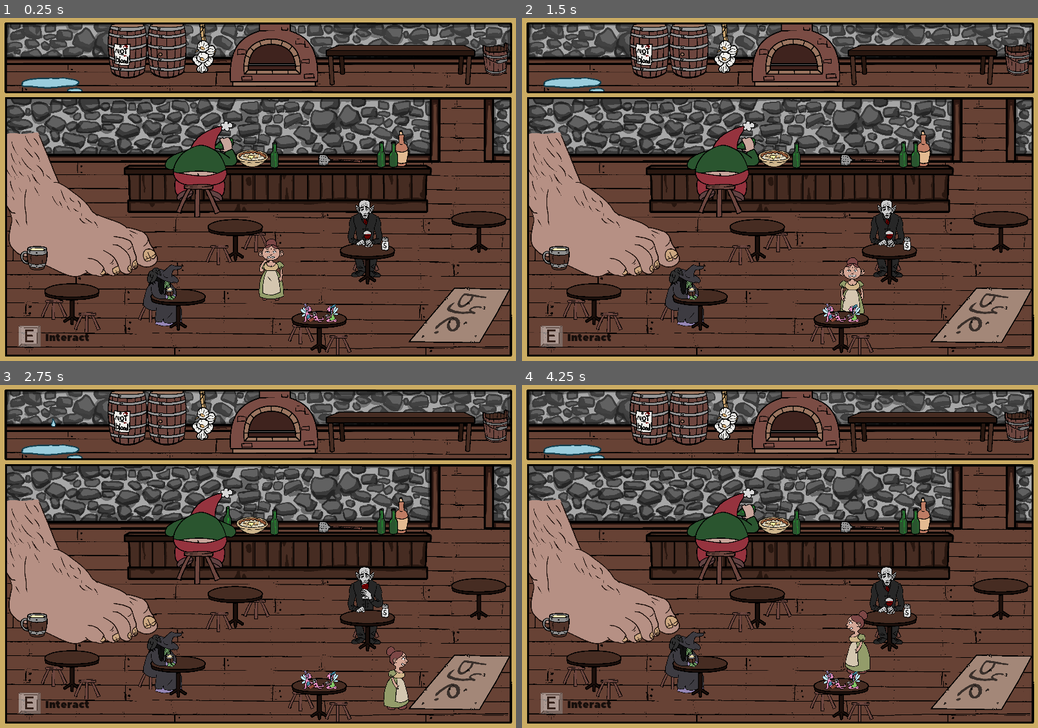
Above: before the commit, frames 1-4 (two rows, left to right).
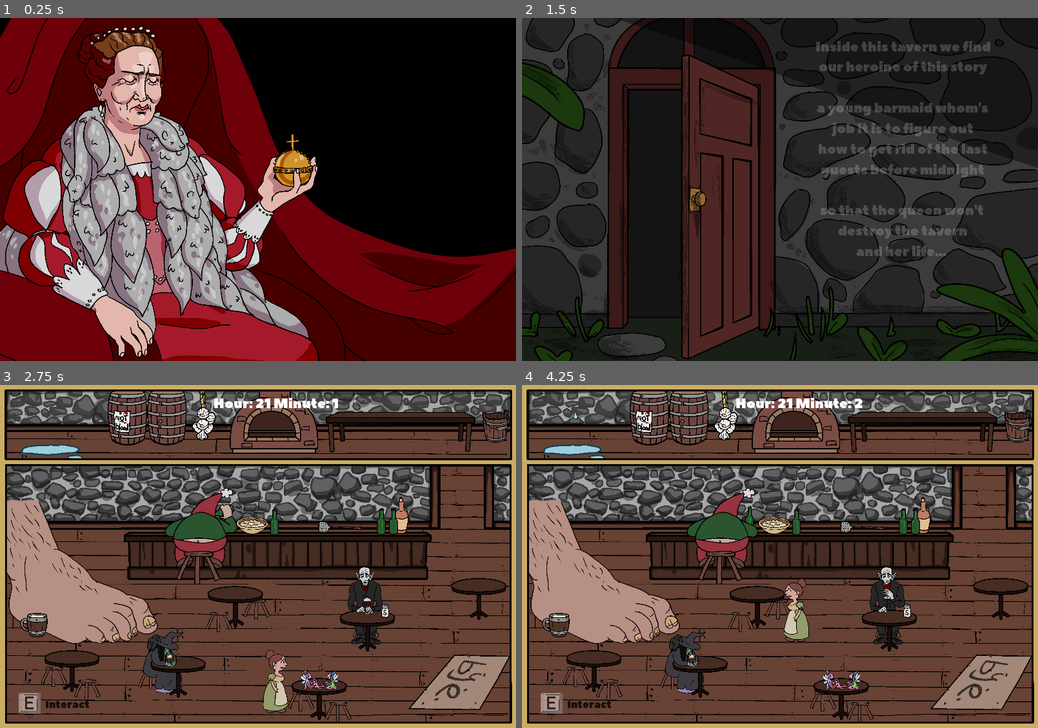
Above: after the commit, the same moments.

Repository: AtomicPotatoEmil/Create_Jam-Fall-2020
Game: Godot game, scene res://StartSequence/StartSequenceAct1.tscn
Same seed, same stepped clock (60 frames per second), same inputs: the game is played once before the commit and once after it. Before the commit the project starts from res://bar/Bar.tscn.
Inputs (mouse positions are in pixels of both pictures, inside the frame that each line leads up to):
- Up to frame 1 (0.25 s): no input
- Up to frame 2 (1.5 s): move the mouse to (893, 172) at 0.52 s; hold D (right) 0.53-1.28 s; tap E (interact) at 0.6 s; move the mouse to (676, 206) at 1.27 s; hold S (down) from 1.28 s (still down); click (676, 206) at 1.35 s
- Up to frame 3 (2.75 s): tap E (interact) at 1.55, 2.1 s; move the mouse to (309, 481) at 2.02 s; release S (down) at 2.03 s; hold D (right) from 2.03 s (still down)
- Up to frame 4 (4.25 s): move the mouse to (754, 625) at 2.77 s; release D (right) at 2.78 s; hold W (up) 2.78-3.53 s; tap Q (splash) at 2.85 s; tap E (interact) at 3.05, 3.8 s; move the mouse to (934, 607) at 3.52 s; hold A (left) from 3.53 s (still down); right-click (934, 607) at 3.6 s

The runs differ from the first frame. In frame 1, 95% of the frame differs, in the area x 0-100%, y 0-100%; in frame 2, 87%; in frame 3, 1.9%; in frame 4, 1.9%.

Commit message:
Game finished

Diff:
--- /dev/null
+++ b/src/GameOver/GameOver.gd
@@ -0,0 +1,6 @@
+extends Node2D
+
+
+func _process(delta):
+	if Input.is_action_just_pressed("interact"):
+		get_tree().change_scene("res://bar/Bar.tscn")
--- /dev/null
+++ b/src/GameOver/GameOver.tscn
@@ -0,0 +1,36 @@
+[gd_scene load_steps=5 format=2]
+
+[ext_resource path="res://GameOver/You_Lose.png" type="Texture" id=1]
+[ext_resource path="res://bar/assets/Peace Sans.otf" type="DynamicFontData" id=2]
+[ext_resource path="res://GameOver/GameOver.gd" type="Script" id=3]
+
+[sub_resource type="DynamicFont" id=1]
+size = 36
+font_data = ExtResource( 2 )
+
+[node name="GameOver" type="Node2D"]
+script = ExtResource( 3 )
+
+[node name="Sprite" type="Sprite" parent="."]
+scale = Vector2( 0.5, 0.5 )
+texture = ExtResource( 1 )
+centered = false
+
+[node name="Label" type="Label" parent="."]
+margin_left = 229.32
+margin_top = 317.743
+margin_right = 891.32
+margin_bottom = 584.743
+custom_fonts/font = SubResource( 1 )
+custom_colors/font_color = Color( 1, 0, 0, 1 )
+text = "But alas our heroine wasn't fast
+enough to remove
+the remaining guests,
+and had to pay the ultimate
+price...
+
+Press E to restart"
+align = 1
+__meta__ = {
+"_edit_use_anchors_": false
+}
--- /dev/null
+++ b/src/StartSequence/StartSequenceAct1.gd
@@ -0,0 +1,14 @@
+extends Node2D
+
+func _ready():
+	$press_text.hide()
+	$main_anim.play("fade_in")
+
+func _process(delta):
+	if Input.is_action_just_pressed("interact"):
+		get_tree().change_scene("res://StartSequence/StartSequenceAct2.tscn")
+		pass
+func _on_main_anim_animation_finished(anim_name):
+	$press_text.show()
+	$press_anim.play("fade_in_out")
+	pass # Replace with function body.
--- /dev/null
+++ b/src/StartSequence/StartSequenceAct1.tscn
@@ -0,0 +1,87 @@
+[gd_scene load_steps=7 format=2]
+
+[ext_resource path="res://bar/assets/Peace Sans.otf" type="DynamicFontData" id=1]
+[ext_resource path="res://StartSequence/dronning_mette_2.png" type="Texture" id=2]
+[ext_resource path="res://StartSequence/StartSequenceAct1.gd" type="Script" id=3]
+
+[sub_resource type="DynamicFont" id=1]
+size = 29
+font_data = ExtResource( 1 )
+
+[sub_resource type="Animation" id=2]
+resource_name = "fade_in"
+length = 2.0
+tracks/0/type = "value"
+tracks/0/path = NodePath("main_label:modulate")
+tracks/0/interp = 1
+tracks/0/loop_wrap = true
+tracks/0/imported = false
+tracks/0/enabled = true
+tracks/0/keys = {
+"times": PoolRealArray( 0, 0.6, 1.9 ),
+"transitions": PoolRealArray( 1, 1, 1 ),
+"update": 0,
+"values": [ Color( 1, 1, 1, 0 ), Color( 1, 1, 1, 0 ), Color( 1, 1, 1, 1 ) ]
+}
+
+[sub_resource type="Animation" id=3]
+resource_name = "fade_in_out"
+loop = true
+tracks/0/type = "value"
+tracks/0/path = NodePath("press_text:modulate")
+tracks/0/interp = 1
+tracks/0/loop_wrap = true
+tracks/0/imported = false
+tracks/0/enabled = true
+tracks/0/keys = {
+"times": PoolRealArray( 0, 0.5, 1 ),
+"transitions": PoolRealArray( 1, 1, 1 ),
+"update": 0,
+"values": [ Color( 1, 1, 1, 1 ), Color( 1, 1, 1, 0.235294 ), Color( 1, 1, 1, 1 ) ]
+}
+
+[node name="StartSequenceAct1" type="Node2D"]
+script = ExtResource( 3 )
+
+[node name="Sprite" type="Sprite" parent="."]
+scale = Vector2( 0.5, 0.5 )
+texture = ExtResource( 2 )
+centered = false
+
+[node name="main_label" type="Label" parent="."]
+modulate = Color( 1, 1, 1, 0.307692 )
+margin_left = 575.804
+margin_top = 31.6542
+margin_right = 1072.8
+margin_bottom = 298.654
+custom_fonts/font = SubResource( 1 )
+text = "A plague is sweeping the land
+and because of this
+queen Margarette of Albur
+hath decreed that all
+taverns shall be closed
+by the stroke
+of midnight"
+align = 1
+__meta__ = {
+"_edit_use_anchors_": false
+}
+
+[node name="press_text" type="Label" parent="."]
+margin_left = 581.497
+margin_top = 408.625
+margin_right = 1078.5
+margin_bottom = 471.625
+custom_fonts/font = SubResource( 1 )
+text = "Press E to continue"
+align = 1
+__meta__ = {
+"_edit_use_anchors_": false
+}
+
+[node name="main_anim" type="AnimationPlayer" parent="."]
+anims/fade_in = SubResource( 2 )
+
+[node name="press_anim" type="AnimationPlayer" parent="."]
+anims/fade_in_out = SubResource( 3 )
+[connection signal="animation_finished" from="main_anim" to="." method="_on_main_anim_animation_finished"]
--- /dev/null
+++ b/src/StartSequence/StartSequenceAct2.gd
@@ -0,0 +1,14 @@
+extends Node2D
+
+func _ready():
+	$play.hide()
+	$main_anim.play("fade_in")
+
+func _process(delta):
+	if Input.is_action_just_pressed("interact"):
+		get_tree().change_scene("res://bar/Bar.tscn")
+
+func _on_main_anim_animation_finished(anim_name):
+	$play.show()
+	$press_anim.play("fade_in_out")
+	pass # Replace with function body.
--- /dev/null
+++ b/src/StartSequence/StartSequenceAct2.tscn
@@ -0,0 +1,91 @@
+[gd_scene load_steps=7 format=2]
+
+[ext_resource path="res://StartSequence/somedooridk_2.png" type="Texture" id=1]
+[ext_resource path="res://bar/assets/Peace Sans.otf" type="DynamicFontData" id=2]
+[ext_resource path="res://StartSequence/StartSequenceAct2.gd" type="Script" id=3]
+
+[sub_resource type="DynamicFont" id=1]
+size = 29
+font_data = ExtResource( 2 )
+
+[sub_resource type="Animation" id=2]
+resource_name = "fade_in"
+length = 2.0
+tracks/0/type = "value"
+tracks/0/path = NodePath("main_label:modulate")
+tracks/0/interp = 1
+tracks/0/loop_wrap = true
+tracks/0/imported = false
+tracks/0/enabled = true
+tracks/0/keys = {
+"times": PoolRealArray( 0, 0.6, 2 ),
+"transitions": PoolRealArray( 1, 1, 1 ),
+"update": 0,
+"values": [ Color( 1, 1, 1, 0 ), Color( 1, 1, 1, 0 ), Color( 1, 1, 1, 1 ) ]
+}
+
+[sub_resource type="Animation" id=3]
+resource_name = "fade_in_out"
+loop = true
+tracks/0/type = "value"
+tracks/0/path = NodePath("play:modulate")
+tracks/0/interp = 1
+tracks/0/loop_wrap = true
+tracks/0/imported = false
+tracks/0/enabled = true
+tracks/0/keys = {
+"times": PoolRealArray( 0, 0.5, 1 ),
+"transitions": PoolRealArray( 1, 1, 1 ),
+"update": 0,
+"values": [ Color( 1, 1, 1, 1 ), Color( 1, 1, 1, 0.235294 ), Color( 1, 1, 1, 1 ) ]
+}
+
+[node name="StartSequenceAct2" type="Node2D"]
+script = ExtResource( 3 )
+
+[node name="Sprite" type="Sprite" parent="."]
+scale = Vector2( 0.5, 0.5 )
+texture = ExtResource( 1 )
+centered = false
+
+[node name="main_label" type="Label" parent="."]
+modulate = Color( 1, 1, 1, 0.285714 )
+margin_left = 593.97
+margin_top = 39.6924
+margin_right = 998.97
+margin_bottom = 576.692
+custom_fonts/font = SubResource( 1 )
+text = "Inside this tavern we find
+our heroine of this story
+
+a young barmaid whom's
+job it is to figure out
+how to get rid of the last
+guests before midnight
+
+so that the queen won't
+destroy the tavern
+and her life... "
+align = 1
+__meta__ = {
+"_edit_use_anchors_": false
+}
+
+[node name="play" type="Label" parent="."]
+margin_left = 357.117
+margin_top = 626.73
+margin_right = 762.117
+margin_bottom = 685.73
+custom_fonts/font = SubResource( 1 )
+text = "Press E to play"
+align = 1
+__meta__ = {
+"_edit_use_anchors_": false
+}
+
+[node name="main_anim" type="AnimationPlayer" parent="."]
+anims/fade_in = SubResource( 2 )
+
+[node name="press_anim" type="AnimationPlayer" parent="."]
+anims/fade_in_out = SubResource( 3 )
+[connection signal="animation_finished" from="main_anim" to="." method="_on_main_anim_animation_finished"]
--- /dev/null
+++ b/src/StartSequence/Victory.gd
@@ -0,0 +1,5 @@
+extends Node2D
+
+func _process(delta):
+	if Input.is_action_just_pressed("interact"):
+		get_tree().change_scene("res://bar/Bar.tscn")
--- /dev/null
+++ b/src/StartSequence/Victory.tscn
@@ -0,0 +1,49 @@
+[gd_scene load_steps=5 format=2]
+
+[ext_resource path="res://StartSequence/whew.png" type="Texture" id=1]
+[ext_resource path="res://bar/assets/Peace Sans.otf" type="DynamicFontData" id=2]
+[ext_resource path="res://StartSequence/Victory.gd" type="Script" id=3]
+
+[sub_resource type="DynamicFont" id=1]
+size = 29
+font_data = ExtResource( 2 )
+
+[node name="Victory" type="Node2D"]
+script = ExtResource( 3 )
+
+[node name="Sprite" type="Sprite" parent="."]
+scale = Vector2( 0.5, 0.5 )
+texture = ExtResource( 1 )
+centered = false
+
+[node name="Label" type="Label" parent="."]
+margin_left = 504.054
+margin_top = 123.15
+margin_right = 978.054
+margin_bottom = 435.15
+custom_fonts/font = SubResource( 1 )
+custom_colors/font_color = Color( 0.988235, 1, 0, 1 )
+text = "Congratulation!
+Our young heroine succeded
+in saving the tavern and her life
+from the wrathful queen before
+midnight
+but at what cost...
+"
+align = 1
+__meta__ = {
+"_edit_use_anchors_": false
+}
+
+[node name="Label2" type="Label" parent="."]
+margin_left = 326.0
+margin_top = 602.52
+margin_right = 800.0
+margin_bottom = 689.52
+custom_fonts/font = SubResource( 1 )
+custom_colors/font_color = Color( 0.988235, 1, 0, 1 )
+text = "Press E to play again"
+align = 1
+__meta__ = {
+"_edit_use_anchors_": false
+}
--- a/src/bar/Bar.gd
+++ b/src/bar/Bar.gd
@@ -52,6 +52,11 @@
 			$YSort/Feather.hide()
 		else:
 			$YSort/Feather.show()
+	if $Time.hour >= 24:
+		get_tree().change_scene("res://GameOver/GameOver.tscn")
+
+	if creatures_in_bar == 0:
+		get_tree().change_scene("res://StartSequence/Victory.tscn")
 
 
 
@@ -59,7 +64,7 @@
 func _on_RicePudding_salted():
 	if has_salt == false:
 		talking = true
-		current_text = "There must be some \n way to mess with his rice pudding"
+		current_text = "There must be some \n way to make him stop eating"
 		talk_timer.start()
 	else:
 		$YSort/RicePudding.interactable = false
--- a/src/bar/Bar.tscn
+++ b/src/bar/Bar.tscn
@@ -39,6 +39,7 @@
 [ext_resource path="res://bar/mouse_1.png" type="Texture" id=37]
 [ext_resource path="res://bar/Q_button.png" type="Texture" id=38]
 [ext_resource path="res://bar/mouse_2.png" type="Texture" id=39]
+[ext_resource path="res://bar/Time.tscn" type="PackedScene" id=40]
 
 [sub_resource type="RectangleShape2D" id=1]
 extents = Vector2( 1075.77, 13.5125 )
@@ -536,7 +537,6 @@
 position = Vector2( 388.307, 447.907 )
 scale = Vector2( 0.5, 0.5 )
 frames = SubResource( 16 )
-frame = 1
 playing = true
 offset = Vector2( 0, -200 )
 
@@ -656,6 +656,7 @@
 position = Vector2( 320.585, 532.06 )
 scale = Vector2( 0.3, 0.3 )
 frames = SubResource( 13 )
+frame = 1
 playing = true
 
 [node name="AnimationPlayer" type="AnimationPlayer" parent="Raven"]
@@ -685,7 +686,7 @@
 margin_bottom = 688.226
 custom_fonts/font = SubResource( 23 )
 custom_colors/font_color = Color( 0, 0, 0, 0.784314 )
-text = "Fly swapper"
+text = "Fly swatter"
 __meta__ = {
 "_edit_use_anchors_": false
 }
@@ -737,9 +738,15 @@
 position = Vector2( 744.345, 668.686 )
 scale = Vector2( 0.09, 0.09 )
 texture = ExtResource( 39 )
+
+[node name="Time" parent="." instance=ExtResource( 40 )]
+margin_left = 446.378
+margin_top = 19.0
+margin_right = 486.378
+margin_bottom = 61.0
 [connection signal="bucket_gained" from="." to="YSort/Player" method="_on_Bar_bucket_gained"]
+[connection signal="bucket_placed" from="." to="YSort/Puddle" method="_on_Bar_bucket_placed"]
 [connection signal="bucket_placed" from="." to="." method="_on_Bar_bucket_placed"]
-[connection signal="bucket_placed" from="." to="YSort/Puddle" method="_on_Bar_bucket_placed"]
 [connection signal="feather_gained" from="." to="YSort/Player" method="_on_Bar_feather_gained"]
 [connection signal="swapper_gained" from="." to="YSort/Player" method="_on_Bar_swapper_gained"]
 [connection signal="timeout" from="YSort/Player/TalkTimer" to="." method="_on_TalkTimer_timeout"]
--- /dev/null
+++ b/src/bar/Time.gd
@@ -0,0 +1,20 @@
+extends Label
+
+var hour = 21
+var minute = 00
+
+func _ready():
+	$Timer.start()
+
+func _process(delta):
+	text = "Hour: "+str(hour)+" Minute: "+str(minute)
+
+	if minute >= 60:
+		hour += 1
+		minute = 0
+	pass
+
+
+func _on_Timer_timeout():
+	minute += 1
+	pass # Replace with function body.
--- /dev/null
+++ b/src/bar/Time.tscn
@@ -0,0 +1,20 @@
+[gd_scene load_steps=4 format=2]
+
+[ext_resource path="res://bar/assets/Peace Sans.otf" type="DynamicFontData" id=1]
+[ext_resource path="res://bar/Time.gd" type="Script" id=2]
+
+[sub_resource type="DynamicFont" id=1]
+size = 29
+font_data = ExtResource( 1 )
+
+[node name="Time" type="Label"]
+margin_right = 40.0
+margin_bottom = 14.0
+custom_fonts/font = SubResource( 1 )
+script = ExtResource( 2 )
+__meta__ = {
+"_edit_use_anchors_": false
+}
+
+[node name="Timer" type="Timer" parent="."]
+[connection signal="timeout" from="Timer" to="." method="_on_Timer_timeout"]
--- a/src/project.godot
+++ b/src/project.godot
@@ -16,7 +16,7 @@
 [application]
 
 config/name="Create-Jam_Fall-2020"
-run/main_scene="res://bar/Bar.tscn"
+run/main_scene="res://StartSequence/StartSequenceAct1.tscn"
 config/icon="res://test/dummy_player/icon.png"
 
 [display]
Binary file added: src/GameOver/You_Lose.png
Not shown, added: src/GameOver/You_Lose.png.import
Binary file added: src/StartSequence/dronning_mette_2.png
Not shown, added: src/StartSequence/dronning_mette_2.png.import
Binary file added: src/StartSequence/dronning_mette_tekst_2_4.png
Not shown, added: src/StartSequence/dronning_mette_tekst_2_4.png.import
Binary file added: src/StartSequence/somedooridk_2.png
Not shown, added: src/StartSequence/somedooridk_2.png.import
Binary file added: src/StartSequence/whew.png
Not shown, added: src/StartSequence/whew.png.import
Not shown: 1 places in src/bar/Bar.tscn that only renumber resources
Not shown, changed: src/export_presets.cfg
(and 3 more such lines)
